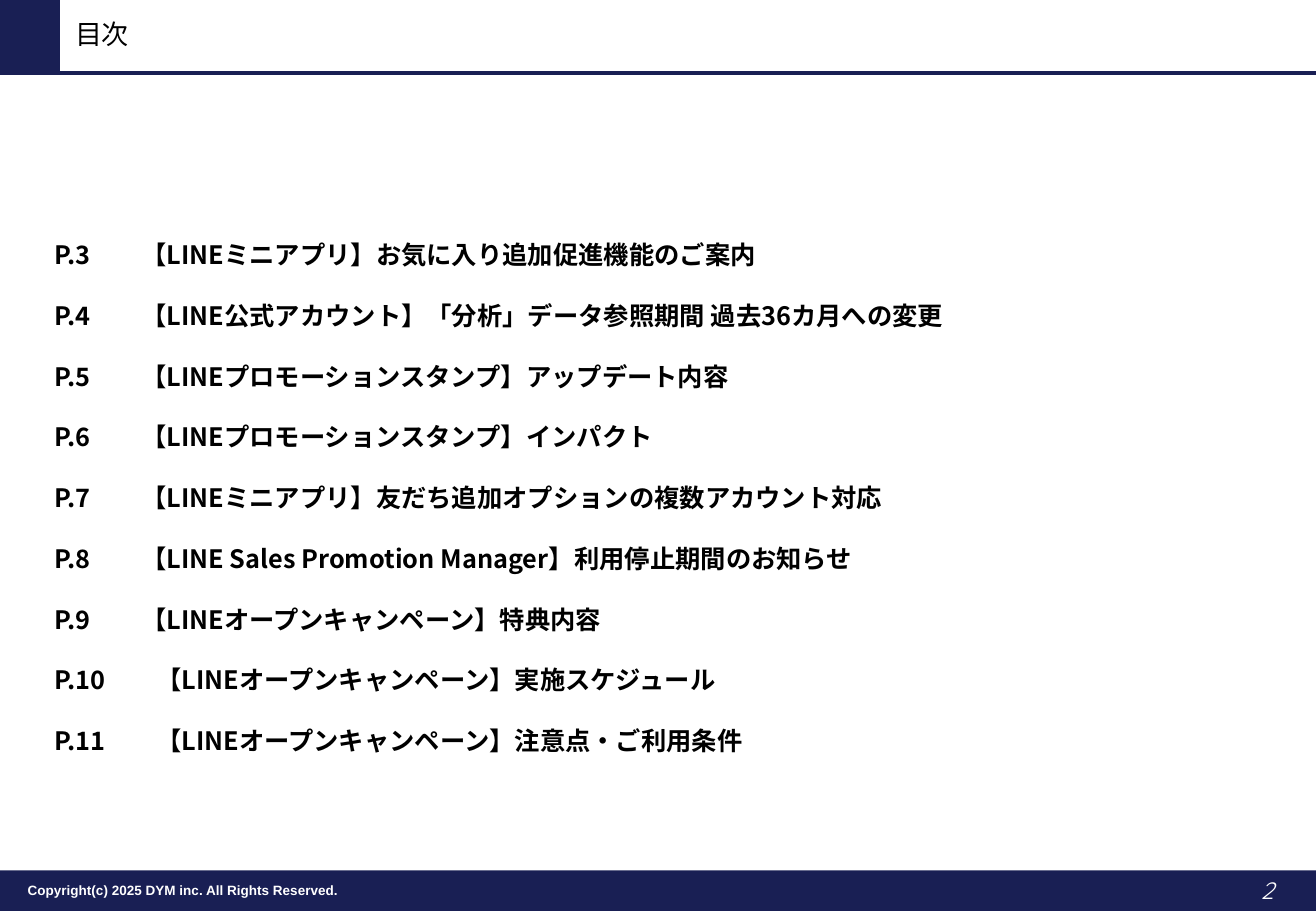
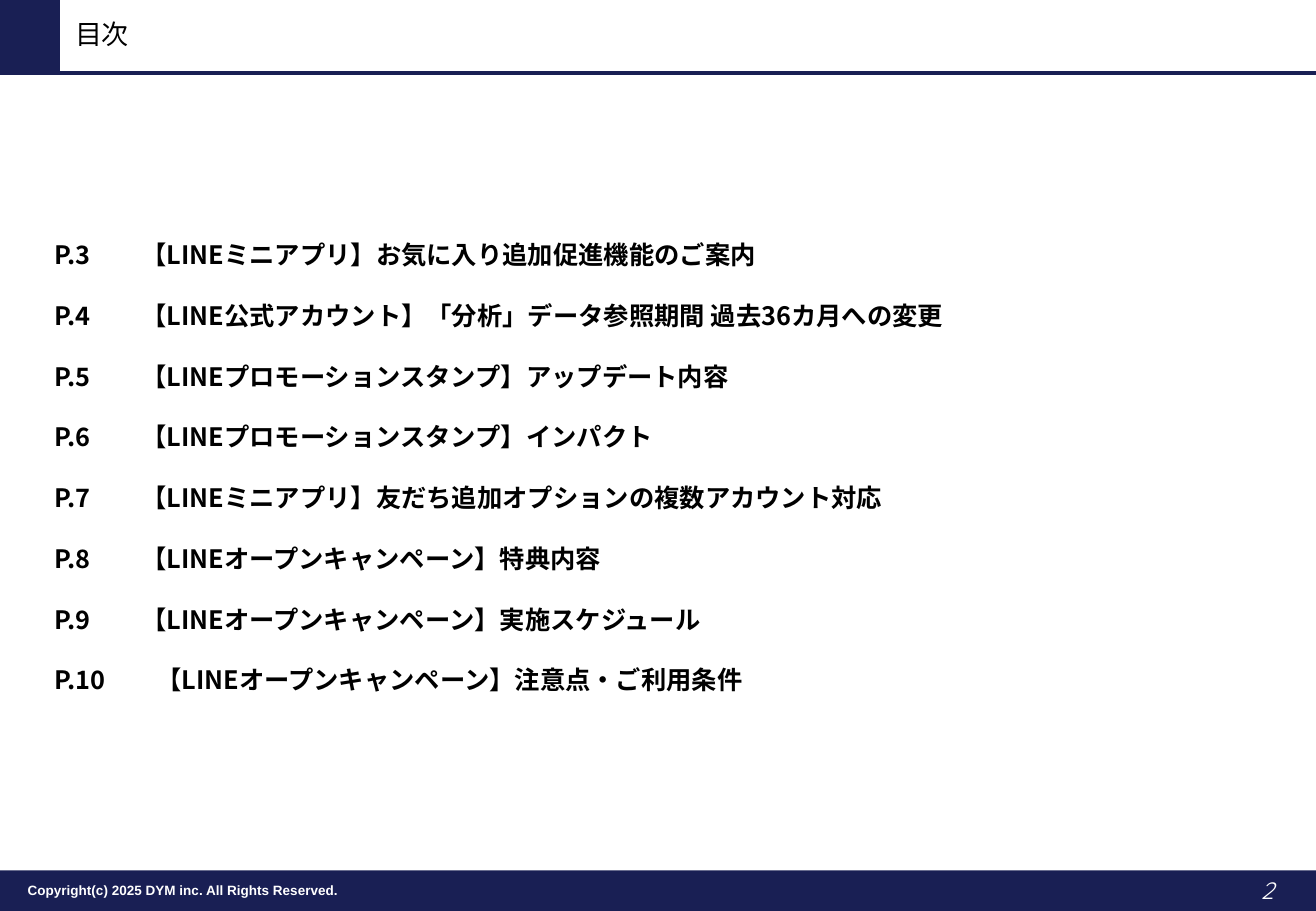
Before and after one commit to tonomura-r-dev/folder, a slide deck: slide 2 of LINEOA媒体最新情報_2026年9月トレンドレポート.pptx. Drawn at 1316x911 pixels with LibreOffice and Linux fonts; fonts in the diff are those of the drawing; background and template pictures are left out. Boxes give left, top, right and bottom in pixels: in the first picture for what was removed or moved away, otherwise in the second. Text is boxed around its words. In the diff, an @@ line names an element or a change of style, - is before the commit and + after.

```diff
--- a/LINEOA媒体最新情報_2026年9月トレンドレポート.pptx
+++ b/LINEOA媒体最新情報_2026年9月トレンドレポート.pptx
@@ text at (54,546,742,692): text changed @@
-P.8 【LINE Sales Promotion Manager】利用停止期間のお知らせ
-P.9 【LINEオープンキャンペーン】特典内容
-P.10 【LINEオープンキャンペーン】実施スケジュール
-P.11 【LINEオープンキャンペーン】注意点・ご利用条件
+P.8 【LINEオープンキャンペーン】特典内容
+P.9 【LINEオープンキャンペーン】実施スケジュール
+P.10 【LINEオープンキャンペーン】注意点・ご利用条件
```
Also in this commit, not shown: 1 slide removed, 1 other file.
